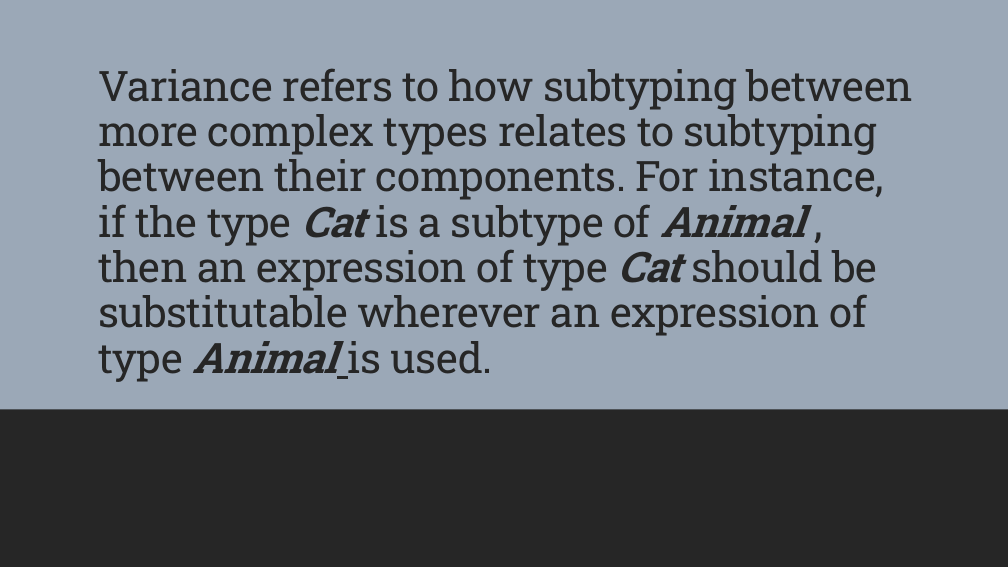
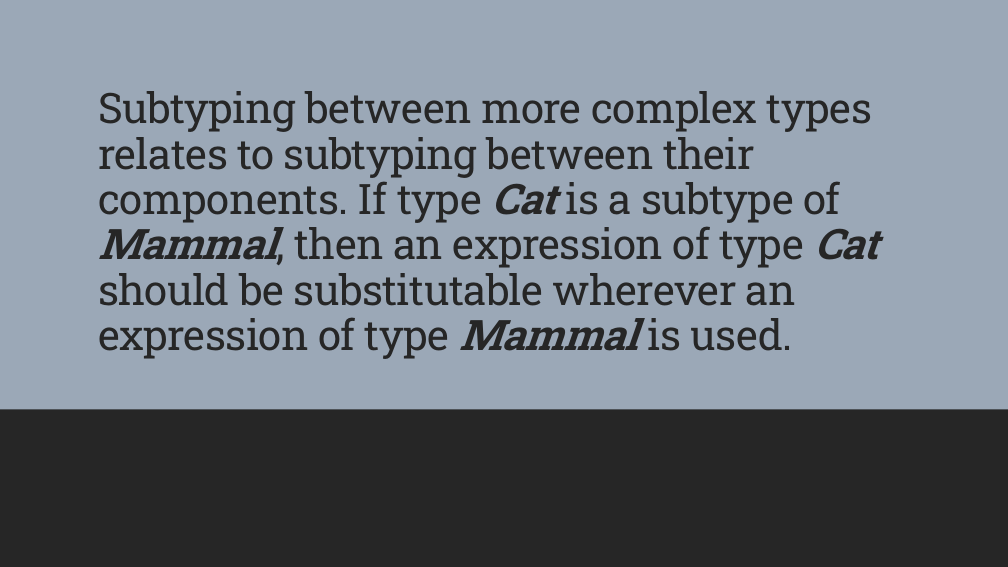
Before and after one commit to 2002-feb24-net/trainer-code, a slide deck: slide 2 of 1-csharp/MarksCodeAndPPTs/DotNetPPTs/D3_.NET_BoxingAndUnboxing.pptx. Drawn at 1008x567 pixels with LibreOffice and Linux fonts; fonts in the diff are those of the drawing. Boxes give left, top, right and bottom in pixels: in the first picture for what was removed or moved away, otherwise in the second. Text is boxed around its words. In the diff, an @@ line names an element or a change of style, - is before the commit and + after.

```diff
--- a/1-csharp/MarksCodeAndPPTs/DotNetPPTs/D3_.NET_BoxingAndUnboxing.pptx
+++ b/1-csharp/MarksCodeAndPPTs/DotNetPPTs/D3_.NET_BoxingAndUnboxing.pptx
@@ title at <box>98,91,878,359</box>: text changed @@
-Variance refers to how subtyping between more complex types relates to subtyping between their components. For instance, if the type Cat is a subtype of Animal , then an expression of type Cat should be substitutable wherever an expression of type Animal is used.
+Subtyping between more complex types relates to subtyping between their components. If type Cat is a subtype of Mammal, then an expression of type Cat should be substitutable wherever an expression of type Mammal is used.
```
Also in this commit, not shown: 1 other slide changed, 1 other file.
